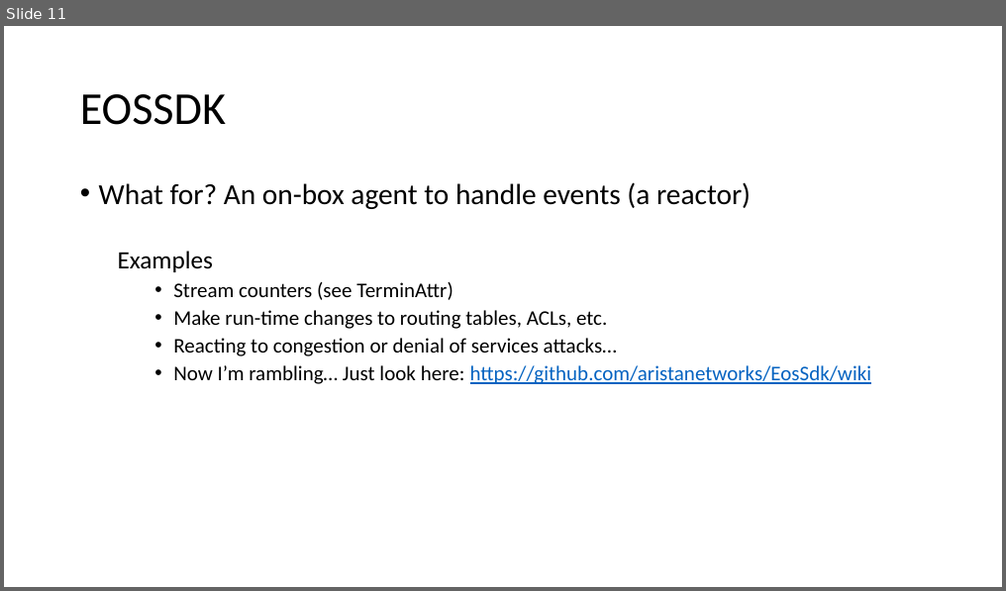
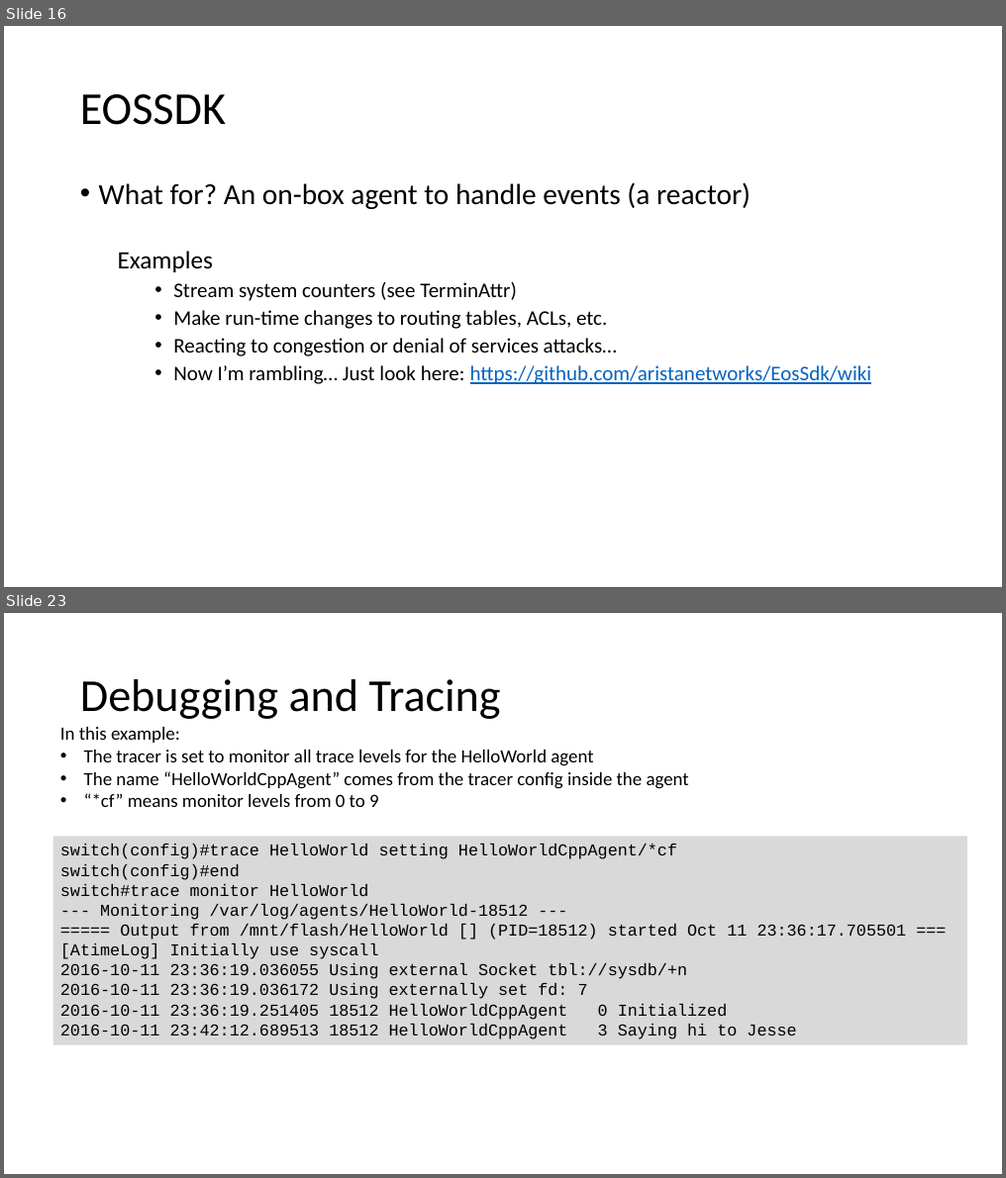
Before and after one commit to arista-northwest/arista-programmability, a slide deck: Arista Programmability.pptx. Shown one above the other, each under a label of ours: slide 11 before the commit, slides 16 and 23 after it; the slides between them are not shown. The pictures are 1006x591 and 1006x1178 pixels, drawn with LibreOffice and Linux fonts; fonts in the diff are those of the drawing. Boxes give left, top, right and bottom in pixels: in the first picture for what was removed or moved away, otherwise in the second. Text is boxed around its words. In the diff, an @@ line names an element or a change of style, - is before the commit and + after.

```diff
--- a/Arista Programmability.pptx
+++ b/Arista Programmability.pptx
@@ slide 23 added at [4, 613, 1002, 1174], background #FFFFFF @@
@@ title added at [80, 679, 501, 719], 44 pt, text #000000 @@
+Debugging and Tracing
@@ text added at [60, 727, 689, 807], 18 pt, text #000000 @@
+In this example:
+• The tracer is set to monitor all trace levels for the HelloWorld agent
+• The name “HelloWorldCppAgent” comes from the tracer config inside the agent
+• “*cf” means monitor levels from 0 to 9
@@ rectangle added at [54, 836, 968, 1045], fill #D9D9D9, 16 pt, text #000000 @@
+switch(config)#trace HelloWorld setting HelloWorldCppAgent/*cf
+switch(config)#end
+switch#trace monitor HelloWorld
+--- Monitoring /var/log/agents/HelloWorld-18512 ---
+===== Output from /mnt/flash/HelloWorld [] (PID=18512) started Oct 11 23:36:17.705501 ===
+[AtimeLog] Initially use syscall
+2016-10-11 23:36:19.036055 Using external Socket tbl://sysdb/+n
+2016-10-11 23:36:19.036172 Using externally set fd: 7
+2016-10-11 23:36:19.251405 18512 HelloWorldCppAgent 0 Initialized
+2016-10-11 23:42:12.689513 18512 HelloWorldCppAgent 3 Saying hi to Jesse
@@ what was slide 11 is now slide 16 @@
@@ slide 16 changed as well @@
@@ text at [173, 282, 516, 301]: text changed @@
-    • Stream counters (see TerminAttr)
+    • Stream system counters (see TerminAttr)
```
Also in this commit, not shown: 5 other slides changed, 14 other slides added, 3 slides removed.
